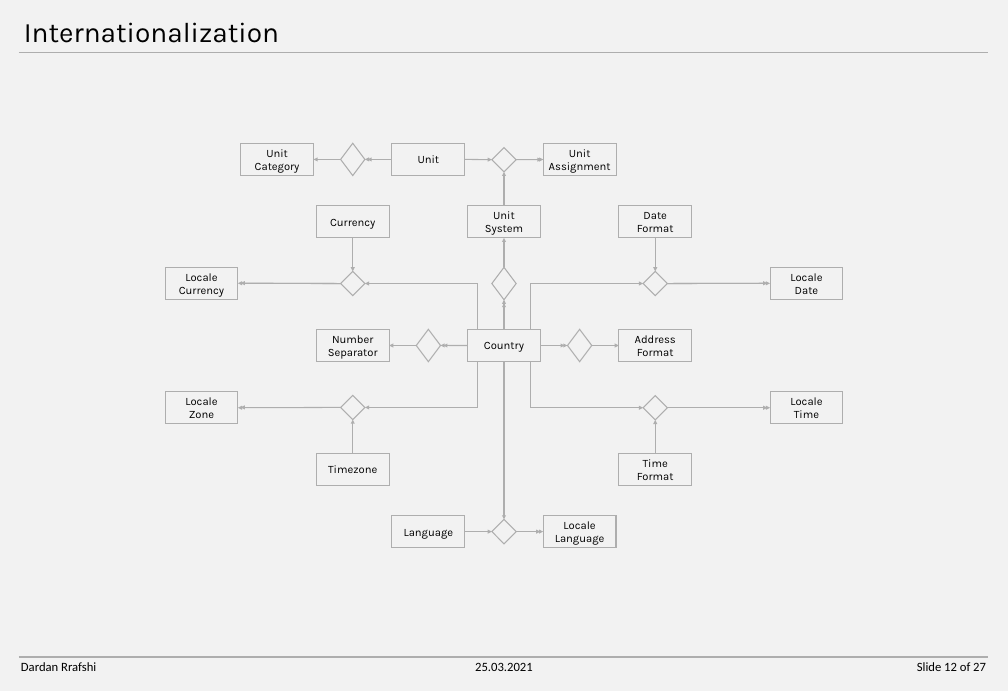
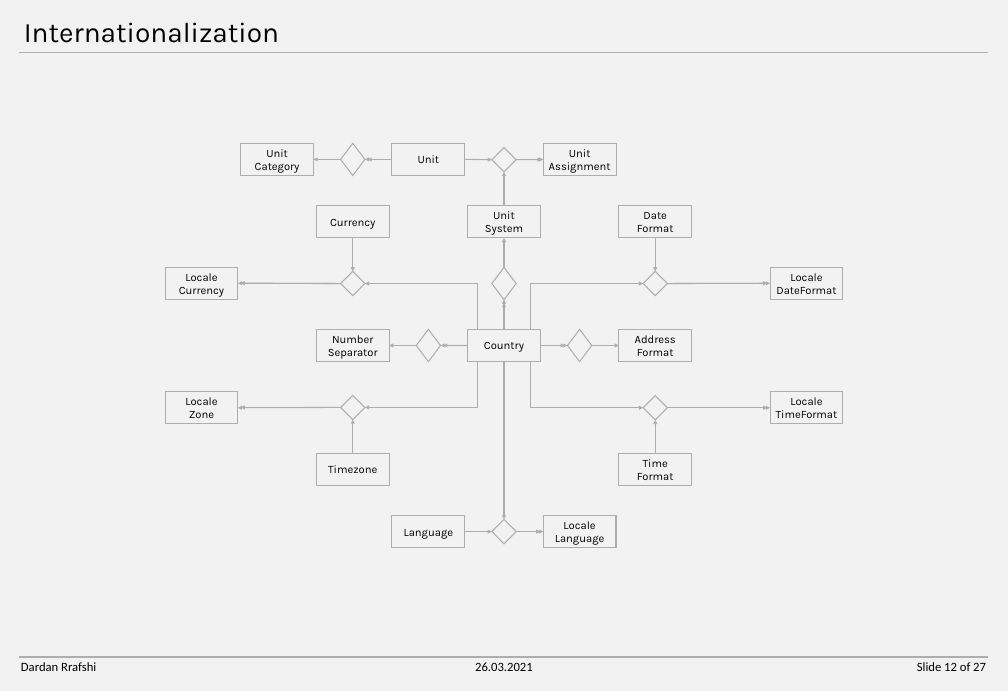
Before and after one commit to DonColon/appman-api-spec, a slide deck: slide 12 of docs/Appman - Data Model.pptx. Drawn at 1008x691 pixels with LibreOffice and Linux fonts; fonts in the diff are those of the drawing. Boxes give left, top, right and bottom in pixels: in the first picture for what was removed or moved away, otherwise in the second. Text is boxed around its words. In the diff, an @@ line names an element or a change of style, - is before the commit and + after.

```diff
--- a/docs/Appman - Data Model.pptx
+++ b/docs/Appman - Data Model.pptx
@@ text in rectangle at (776, 287, 836, 294): text changed @@
-Date
+DateFormat
@@ text in rectangle at (776, 410, 838, 418): text changed @@
-Time
+TimeFormat
@@ text at (475, 662, 533, 671): text changed @@
-25.03.2021
+26.03.2021
```
Also in this commit, not shown: 26 other slides changed, 13 other files.
